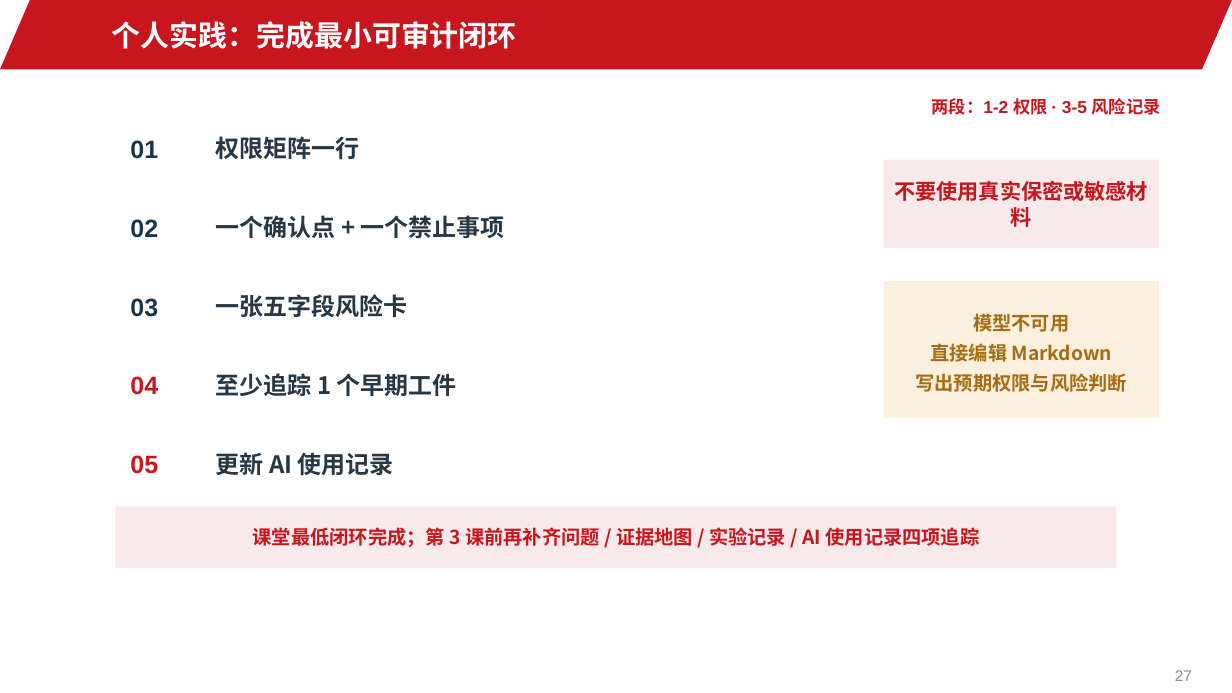
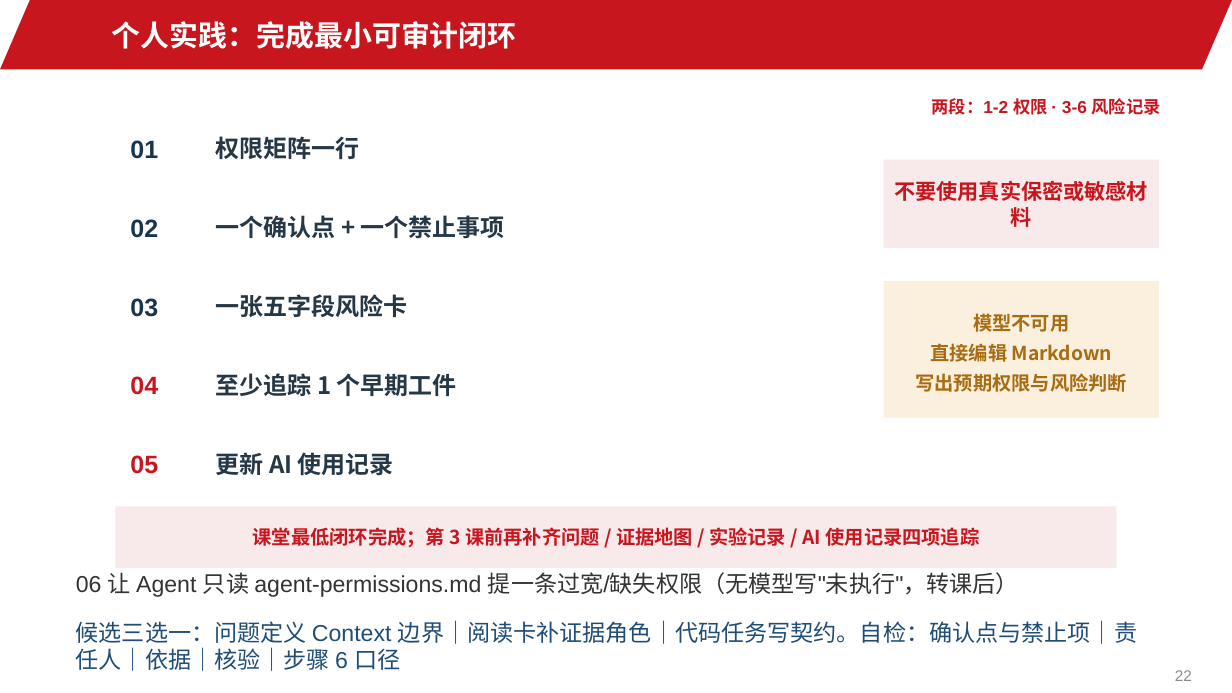
Before and after one commit to jinyh/ai4research, a slide deck: slide 22 of lessons/lesson-02/slides.pptx (slide 27 before the commit). Drawn at 1232x693 pixels with LibreOffice and Linux fonts; fonts in the diff are those of the drawing; background and template pictures are left out. Boxes give left, top, right and bottom in pixels: in the first picture for what was removed or moved away, otherwise in the second. Text is boxed around its words. In the diff, an @@ line names an element or a change of style, - is before the commit and + after.

```diff
--- a/lessons/lesson-02/slides.pptx
+++ b/lessons/lesson-02/slides.pptx
@@ text at bbox=[932, 98, 1161, 115]: text changed @@
-两段：1-2 权限 · 3-5 风险记录
+两段：1-2 权限 · 3-6 风险记录
@@ text added at bbox=[76, 572, 1019, 597], 18 pt, text #333333 @@
+06 让 Agent 只读 agent-permissions.md 提一条过宽/缺失权限（无模型写"未执行"，转课后）
@@ text added at bbox=[76, 620, 1137, 671], 18 pt, text #1F4D78 @@
+候选三选一：问题定义 Context 边界｜阅读卡补证据角色｜代码任务写契约。自检：确认点与禁止项｜责任人｜依据｜核验｜步骤 6 口径
@@ page number at bbox=[1175, 670, 1192, 681]: text changed @@
-27
+22
```
Also in this commit, not shown: 6 other slides changed, 5 slides removed, 18 other files.
